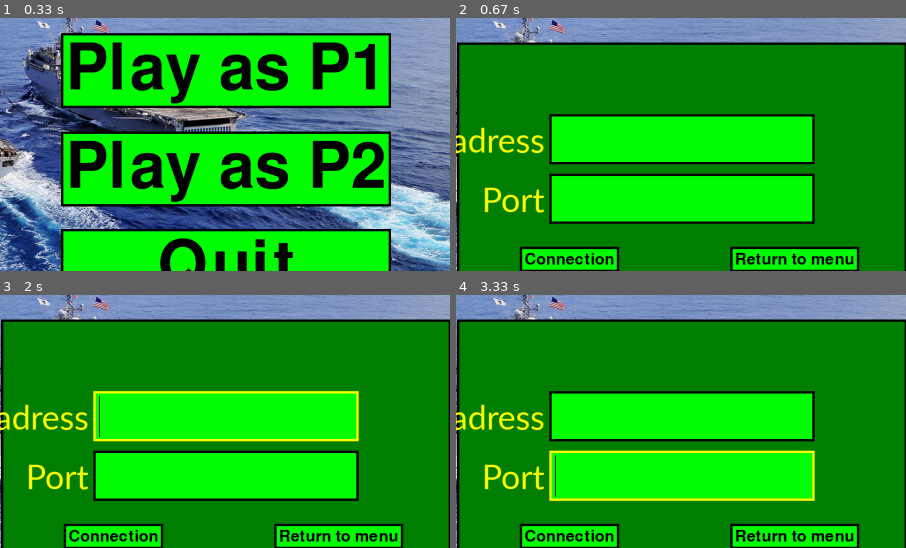
Above: before the commit, frames 1-4 (two rows, left to right).
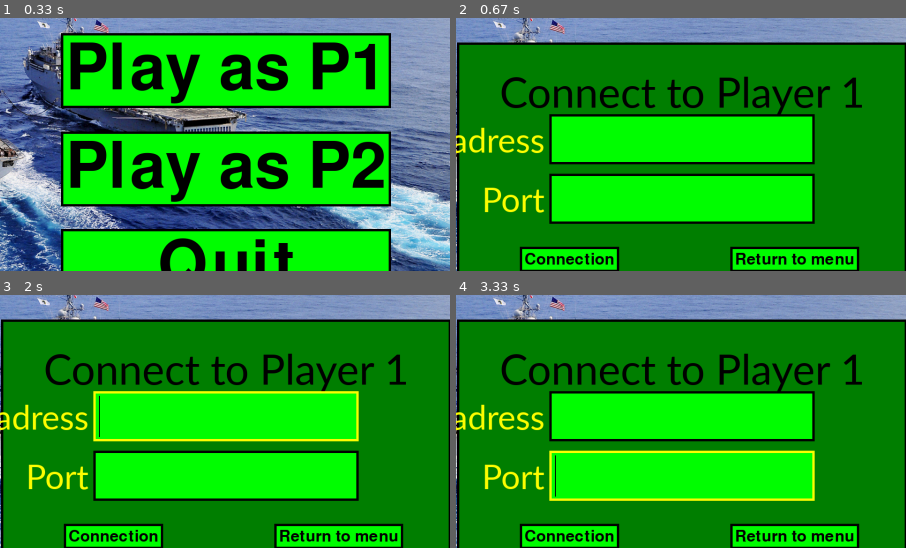
Above: after the commit, the same moments.

Repository: francis-clairicia/Navy
Game: pygame game, started from navy.py
Two runs of this game, one before a commit and one after it. Both use one fixed random seed, a clock stepped at 60 frames per second and the inputs below.
Inputs (mouse positions are % of the whole screen's width and height, from its top left):
- Up to frame 1 (0.33 s): no input
- Up to frame 2 (0.67 s): click (50, 50) at 0.38 s
- Up to frame 3 (2 s): click (62, 59) at 0.72 s; press the mouse at (50, 44) at 1.03 s; move the mouse to (69, 66) at 1.13 s; release the mouse at (88, 88) at 1.27 s; click (50, 44) at 1.88 s
- Up to frame 4 (3.33 s): press the mouse at (50, 56) at 2.2 s; move the mouse to (69, 34) at 2.3 s; release the mouse at (87, 12) at 2.43 s; press the mouse at (50, 56) at 3.03 s; move the mouse to (46, 58) at 3.13 s; release the mouse at (41, 59) at 3.27 s
The pictures show only the part of the screen within x 25-75%, y 20-70%; the shares and areas given below are measured in that part.

Frame 1 is identical in both runs. In frame 2, 2.9% of the frame differs, in the area x 10-91%, y 22-38%; in frame 3, 2.9%; in frame 4, 2.9%.

Commit message:
Added battleship sprites

Diff:
--- a/constant.py
+++ b/constant.py
@@ -11,5 +11,9 @@
     raise FileNotFoundError("Image folder not present")
 IMG = {
     "menu_bg": os.path.join(IMG_FOLDER, "menu_background.jpg"),
-    "logo": os.path.join(IMG_FOLDER, "logo.png")
+    "logo": os.path.join(IMG_FOLDER, "logo.png"),
+    "grid": os.path.join(IMG_FOLDER, "grid.png")
 }
+for img in IMG.values():
+    if not os.path.isfile(img):
+        raise FileNotFoundError(f"{img} not found")
--- a/player.py
+++ b/player.py
@@ -22,18 +22,17 @@
         }
         self.bg = Image(constant.IMG["menu_bg"], self.window_rect.size)
         self.logo = Image(constant.IMG["logo"])
-
         self.socket = None
         self.ip = socket.gethostbyname(socket.gethostname())
         self.port = 12800
         self.frame_size = int(0.5 * self.window_rect.w), int(0.5 * self.window_rect.h)
-
         self.frame = RectangleShape(self.frame_size, GREEN_DARK, outline=5)
+        self.text_title = Text("Waiting for Player 1", ("calibri", 100), BLACK)
         self.ip_address = Text(f"IP address: {self.ip}", ("calibri", 80), BLACK)
         self.port_of_connection = Text(f"Port: {self.port}", ("calibri", 80), BLACK)
         self.cancel_button = Button(self, "Return to menu", command=self.stop, **params_for_all_buttons)
         self.place_objects()
-        self.after(500, self.check_incoming_connection)
+        self.after(0, self.check_incoming_connection)
 
     def place_objects(self):
         self.bg.move(center=self.window_rect.center)
@@ -87,6 +86,7 @@
         self.frame_size = int(0.5 * self.window_rect.w), int(0.5 * self.window_rect.h)
 
         self.frame = RectangleShape(self.frame_size, GREEN_DARK, outline=5)
+        self.text_title = Text("Connect to Player 1", ("calibri", 100), BLACK)
         self.ip = Entry(self, font=("calibri", 80), width=13, bg=GREEN, fg=BLACK, highlight_color=YELLOW, outline=5)
         self.text_ip = Text("IP adress", ("calibri", 80), YELLOW)
         self.port = Entry(self, font=("calibri", 80), width=13, bg=GREEN, fg=BLACK, highlight_color=YELLOW, outline=5)
@@ -99,6 +99,7 @@
         self.bg.move(center=self.window_rect.center)
         self.logo.move(centerx=self.window_rect.centerx, y=10)
         self.frame.move(center=self.window_rect.center)
+        self.text_title.move(centerx=self.frame.rect.centerx, top=self.frame.rect.top + 50)
         self.ip.move(centerx=self.window_rect.centerx, bottom=self.frame.rect.centery - 10)
         self.text_ip.move(centery=self.ip.rect.centery, right=self.ip.rect.left - 10)
         self.port.move(left=self.ip.rect.left, top=self.ip.rect.bottom + 20)
Binary file added: ressources/img/battleship.png
Binary file added: ressources/img/carrier.png
Binary file added: ressources/img/cruiser.png
Binary file added: ressources/img/destroyer.png
Binary file added: ressources/img/grid.png
Binary file added: ressources/img/patroal_boat.png
Binary file added: ressources/img/rescue_ship.png
